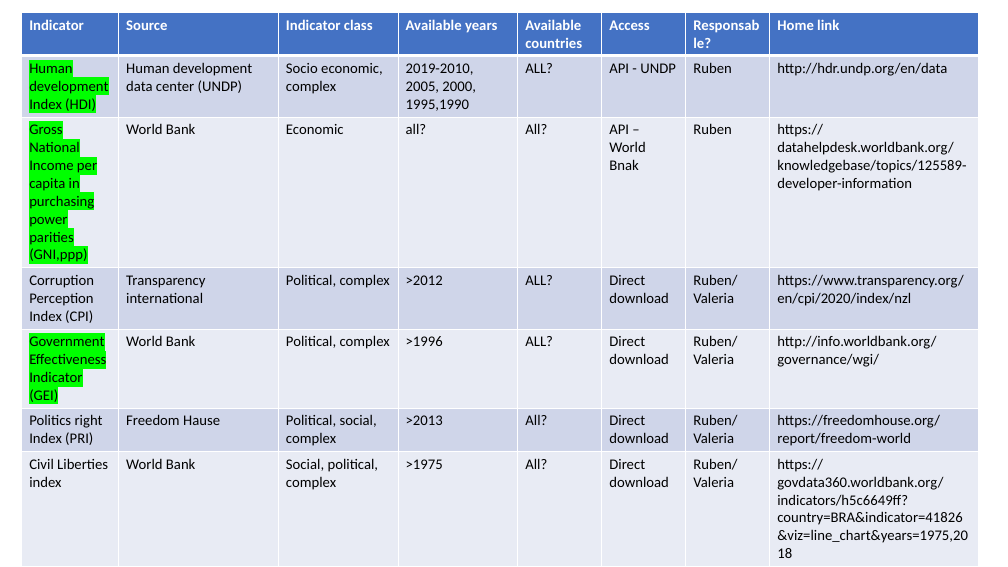
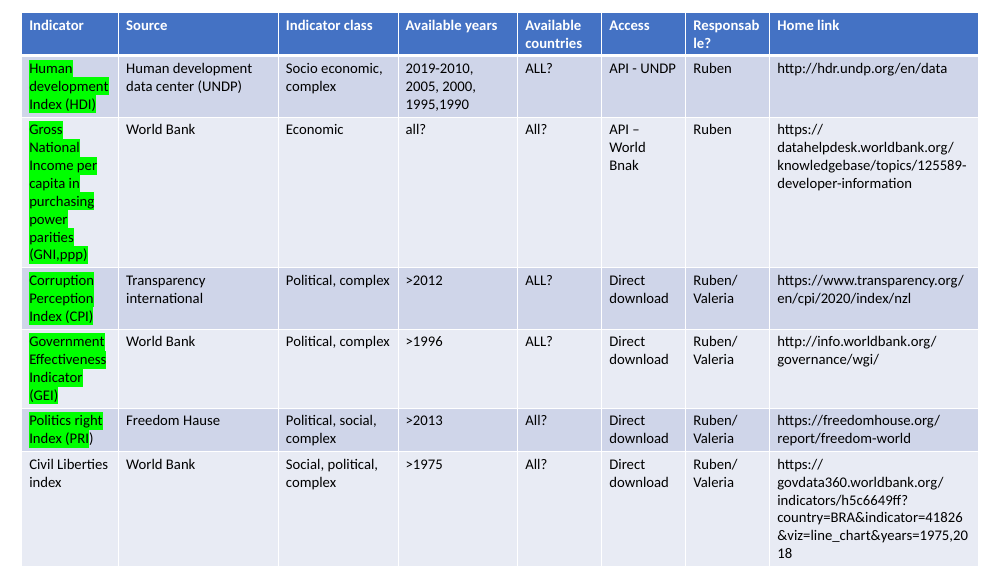
Before and after one commit to rjlopez2/ADS-_CAS_Bern_2020, a slide deck: slide 2 of Projects/M3/Project.pptx. Drawn at 1008x567 pixels with LibreOffice and Linux fonts; fonts in the diff are those of the drawing. Boxes give left, top, right and bottom in pixels: in the first picture for what was removed or moved away, otherwise in the second. Text is boxed around its words. In the diff, an @@ line names an element or a change of style, - is before the commit and + after.

Commit message:
updating list of datasets done in the pptx file

```diff
--- a/Projects/M3/Project.pptx
+++ b/Projects/M3/Project.pptx
@@ table at [22, 12, 979, 547] @@
@@ highlight none to #00FF00 in "Corruption Perception Index (CPI)", "Politics right Index (PRI)" @@
```
